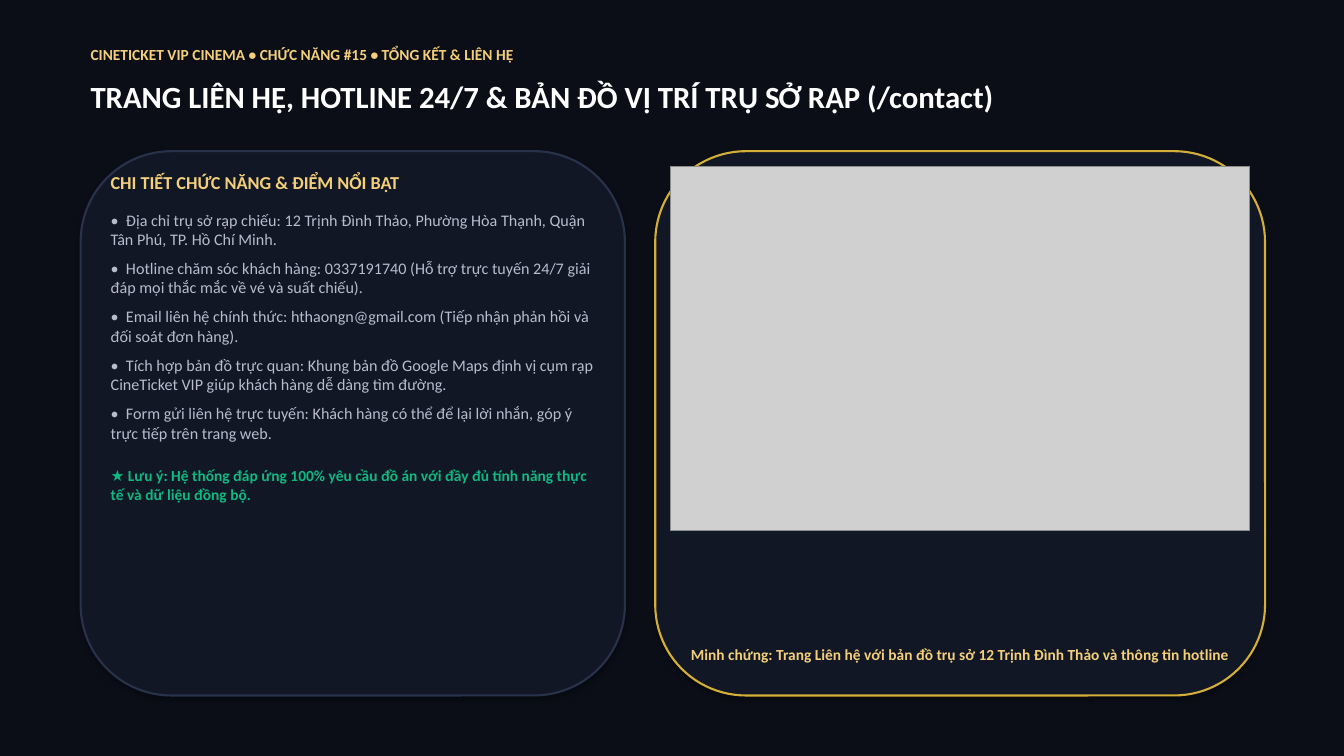
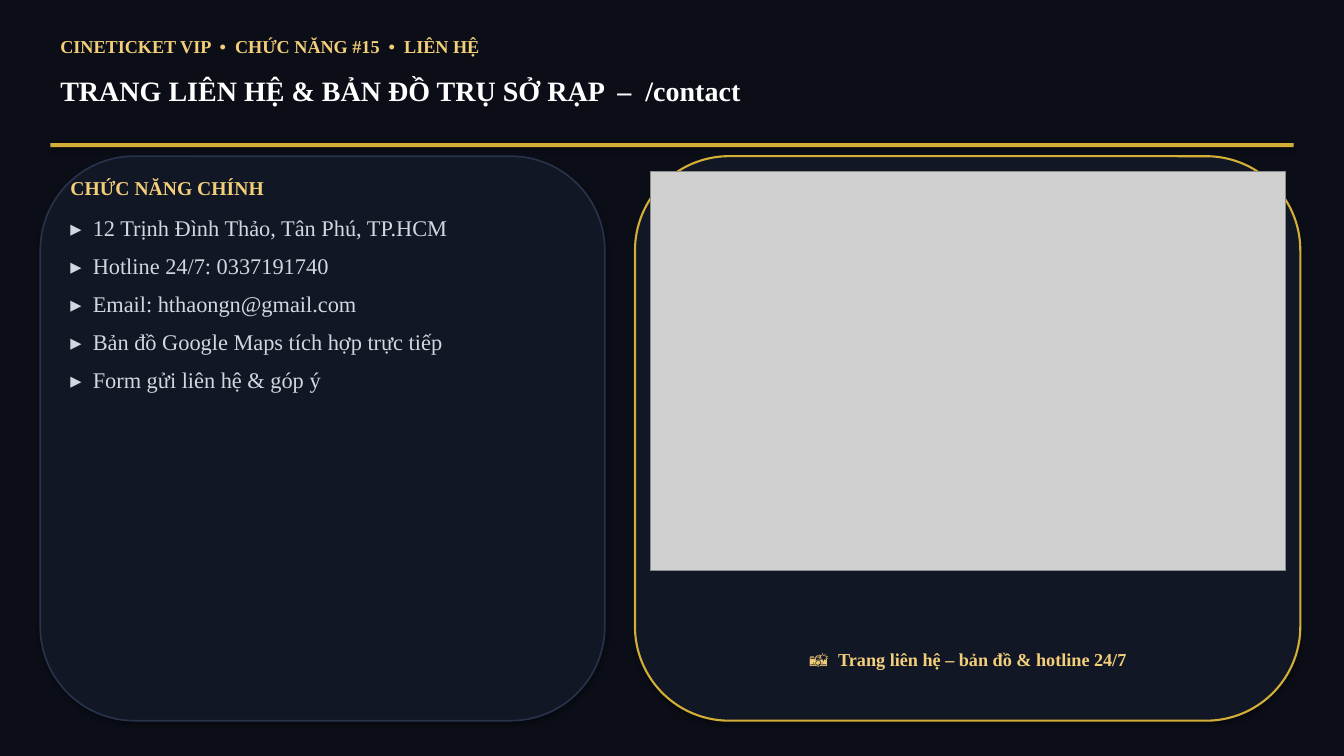
Before and after one commit to hathao109207-oss/hathao, a slide deck: slide 16 of BaoCao_ChucNang_CineTicket.pptx. Drawn at 1344x756 pixels with LibreOffice and Linux fonts; fonts in the diff are those of the drawing; grey boxes stand for pictures. Boxes give left, top, right and bottom in pixels: in the first picture for what was removed or moved away, otherwise in the second. Text is boxed around its words. In the diff, an @@ line names an element or a change of style, - is before the commit and + after.

Commit message:
style(pptx): font Times New Roman 16, noi dung rut gon theo tu khoa

```diff
--- a/BaoCao_ChucNang_CineTicket.pptx
+++ b/BaoCao_ChucNang_CineTicket.pptx
@@ text at (x1=60, y1=39, x2=479, y2=57): text changed; size 11 to 13 pt; font Calibri to Times New Roman @@
-CINETICKET VIP CINEMA • CHỨC NĂNG #15 • TỔNG KẾT & LIÊN HỆ
+CINETICKET VIP • CHỨC NĂNG #15 • LIÊN HỆ
@@ text at (x1=60, y1=80, x2=740, y2=107): text changed; size 22 to 20 pt; font Calibri to Times New Roman @@
-TRANG LIÊN HỆ, HOTLINE 24/7 & BẢN ĐỒ VỊ TRÍ TRỤ SỞ RẠP (/contact)
+TRANG LIÊN HỆ & BẢN ĐỒ TRỤ SỞ RẠP – /contact
@@ rectangle added at (x1=50, y1=143, x2=1294, y2=147), fill #D4AF37 @@
@@ rounded rectangle resized from (x1=81, y1=151, x2=625, y2=696) to (x1=40, y1=156, x2=605, y2=721) @@
@@ rounded rectangle at (x1=40, y1=156, x2=605, y2=721): outline #28324B 1.5 pt to #28324B 1.2 pt @@
@@ rounded rectangle resized from (x1=655, y1=151, x2=1265, y2=696) to (x1=635, y1=156, x2=1301, y2=721) @@
@@ picture resized from (x1=670, y1=166, x2=1250, y2=530) to (x1=650, y1=171, x2=1286, y2=571) @@
@@ text at (x1=70, y1=180, x2=447, y2=393): text changed; size 11.5 to 16 pt; font Calibri to Times New Roman; text colour #B4BECD to #D2D7E1 @@
-CHI TIẾT CHỨC NĂNG & ĐIỂM NỔI BẬT
-• Địa chỉ trụ sở rạp chiếu: 12 Trịnh Đình Thảo, Phường Hòa Thạnh, Quận Tân Phú, TP. Hồ Chí Minh.
-• Hotline chăm sóc khách hàng: 0337191740 (Hỗ trợ trực tuyến 24/7 giải đáp mọi thắc mắc về vé và suất chiếu).
-• Email liên hệ chính thức: hthaongn@gmail.com (Tiếp nhận phản hồi và đối soát đơn hàng).
-• Tích hợp bản đồ trực quan: Khung bản đồ Google Maps định vị cụm rạp CineTicket VIP giúp khách hàng dễ dàng tìm đường.
-• Form gửi liên hệ trực tuyến: Khách hàng có thể để lại lời nhắn, góp ý trực tiếp trên trang web.
-★ Lưu ý: Hệ thống đáp ứng 100% yêu cầu đồ án với đầy đủ tính năng thực tế và dữ liệu đồng bộ.
+CHỨC NĂNG CHÍNH
+▸ 12 Trịnh Đình Thảo, Tân Phú, TP.HCM
+▸ Hotline 24/7: 0337191740
+▸ Email: hthaongn@gmail.com
+▸ Bản đồ Google Maps tích hợp trực tiếp
+▸ Form gửi liên hệ & góp ý
@@ text at (x1=838, y1=652, x2=1126, y2=670): text changed; size 11 to 13 pt; font Calibri to Times New Roman @@
-Minh chứng: Trang Liên hệ với bản đồ trụ sở 12 Trịnh Đình Thảo và thông tin hotline
+📸 Trang liên hệ – bản đồ & hotline 24/7
```
Also in this commit, not shown: 15 other slides changed, 1 other file.
